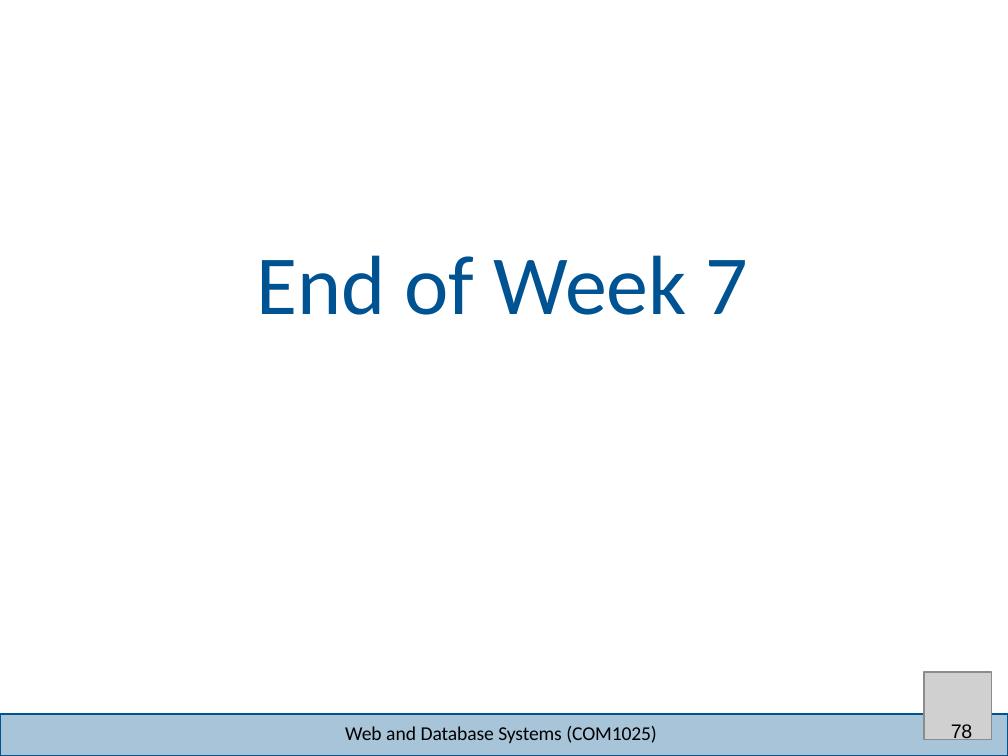
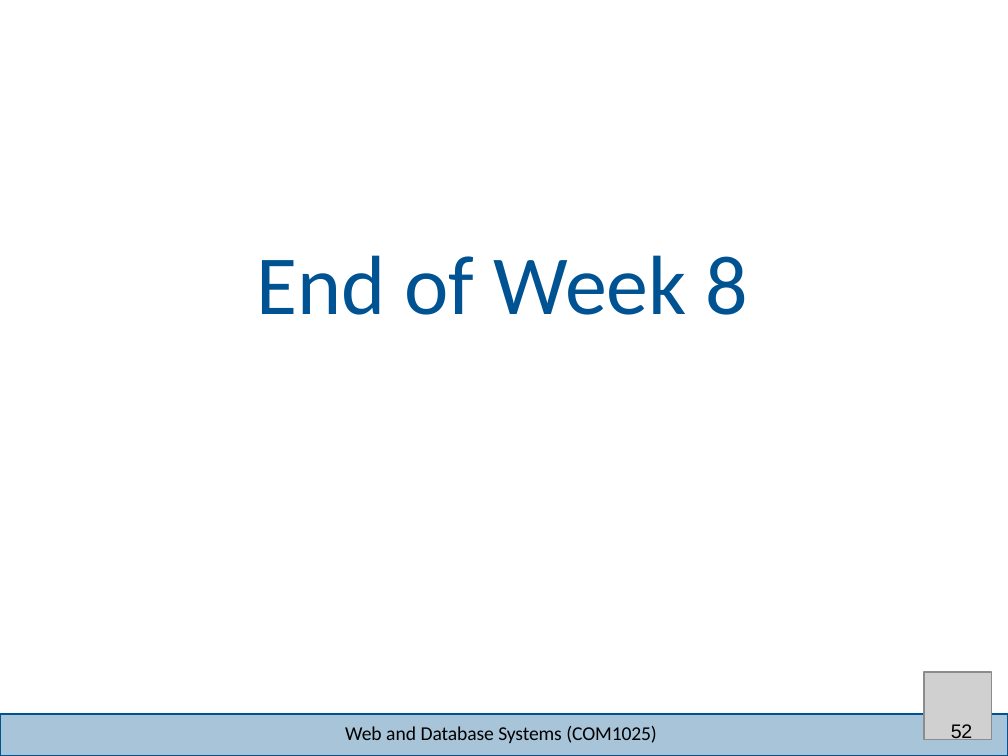
Before and after one commit to joeappleton18/WEB-AND-DATABASE-SYSTEMS, a slide deck: slide 52 of week-8/lecture/lecture.pptx (slide 78 before the commit). Drawn at 1008x756 pixels with LibreOffice and Linux fonts; fonts in the diff are those of the drawing; grey boxes stand for pictures; background and template pictures are left out. Boxes give left, top, right and bottom in pixels: in the first picture for what was removed or moved away, otherwise in the second. Text is boxed around its words. In the diff, an @@ line names an element or a change of style, - is before the commit and + after.

```diff
--- a/week-8/lecture/lecture.pptx
+++ b/week-8/lecture/lecture.pptx
@@ title at [256,255,749,315]: text changed @@
-End of Week 7
+End of Week 8
@@ page number at [951,724,972,740]: text changed @@
-78
+52
```
Also in this commit, not shown: 9 other slides changed, 3 slides added, 29 slides removed, 20 other files.
